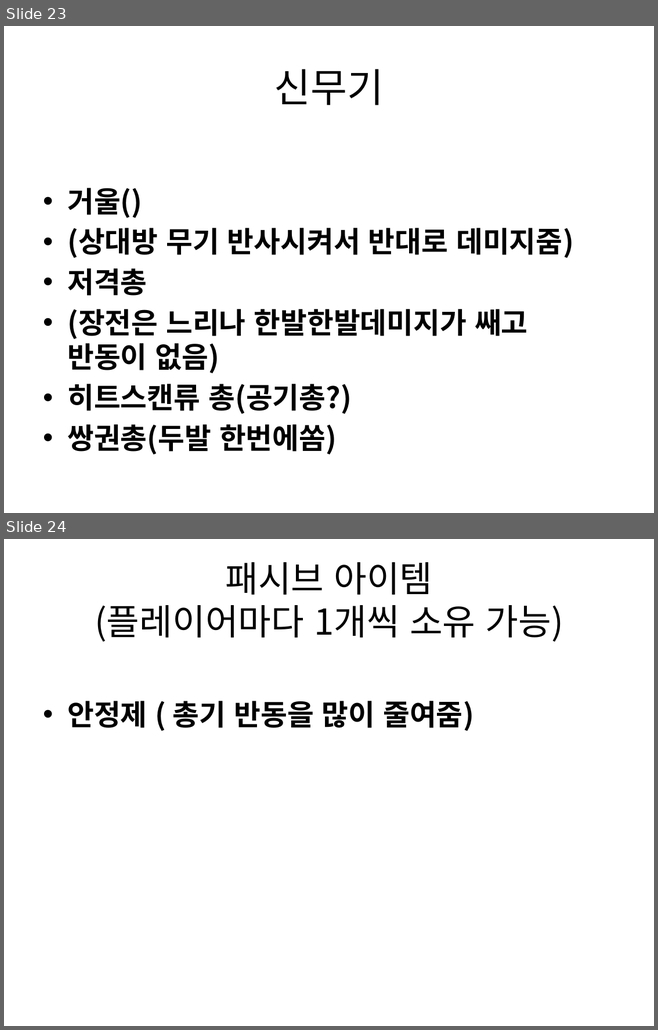
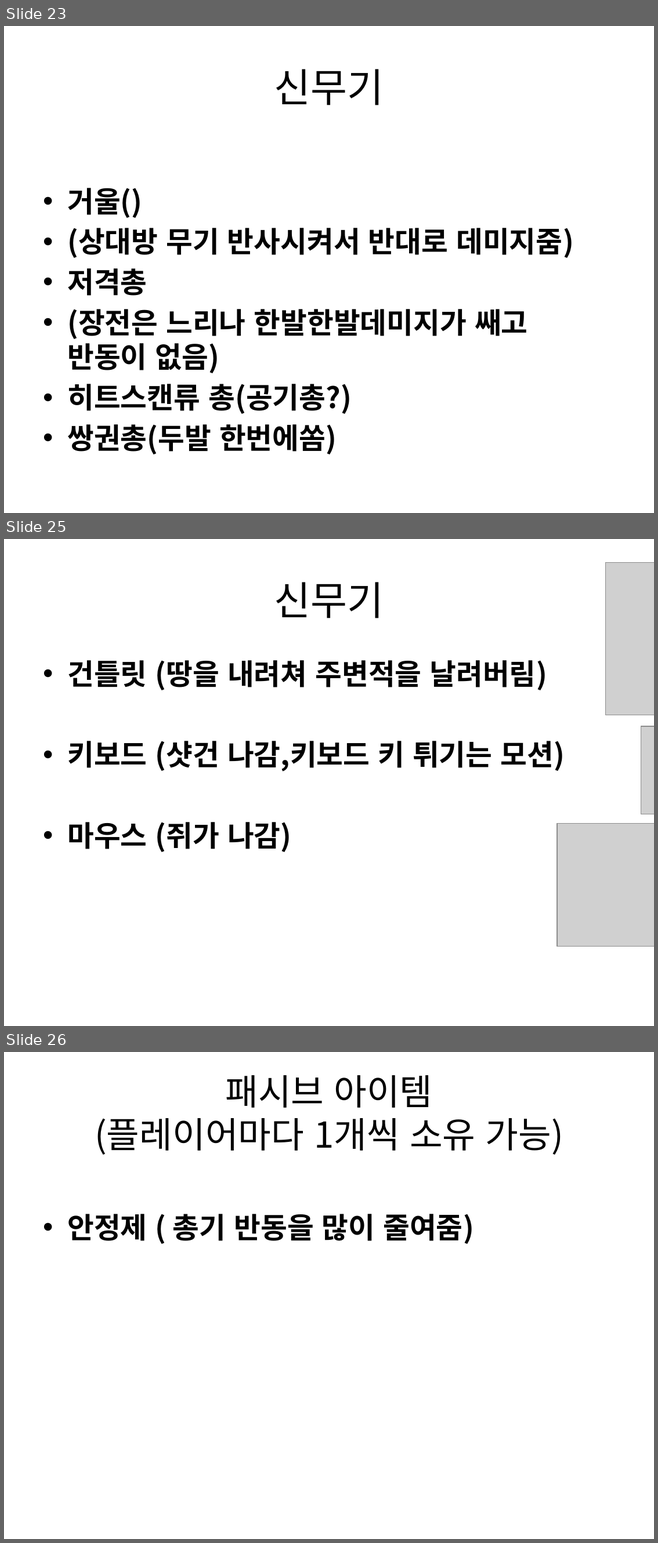
Before and after one commit to gkdlgndpdu/EscapeJail, a slide deck: EscapeJail/Assets/기획/스테이지1기획.pptx. Shown one above the other, each under a label of ours: slides 23 and 24 before the commit, slides 23, 25 and 26 after it; the slides between them are not shown. The pictures are 658x1030 and 658x1543 pixels, drawn with LibreOffice and Linux fonts; fonts in the diff are those of the drawing; grey boxes stand for pictures. Boxes give left, top, right and bottom in pixels: in the first picture for what was removed or moved away, otherwise in the second. Text is boxed around its words. In the diff, an @@ line names an element or a change of style, - is before the commit and + after.

```diff
--- a/EscapeJail/Assets/기획/스테이지1기획.pptx
+++ b/EscapeJail/Assets/기획/스테이지1기획.pptx
@@ slide 25 added at (x1=4, y1=539, x2=654, y2=1026), background #FFFFFF @@
@@ picture added at (x1=605, y1=562, x2=654, y2=714) @@
@@ title added at (x1=274, y1=582, x2=383, y2=618), 44 pt, text #000000 @@
+신무기
@@ text added at (x1=67, y1=660, x2=565, y2=852), 32 pt, text #000000, bold @@
+• 건틀릿 (땅을 내려쳐 주변적을 날려버림)
+• 키보드 (샷건 나감,키보드 키 튀기는 모션)
+• 마우스 (쥐가 나감)
@@ picture added at (x1=641, y1=726, x2=654, y2=814) @@
@@ picture added at (x1=557, y1=824, x2=654, y2=947) @@
@@ what was slide 24 is now slide 26 @@
```
Also in this commit, not shown: 1 other slide added, 1 other file.
